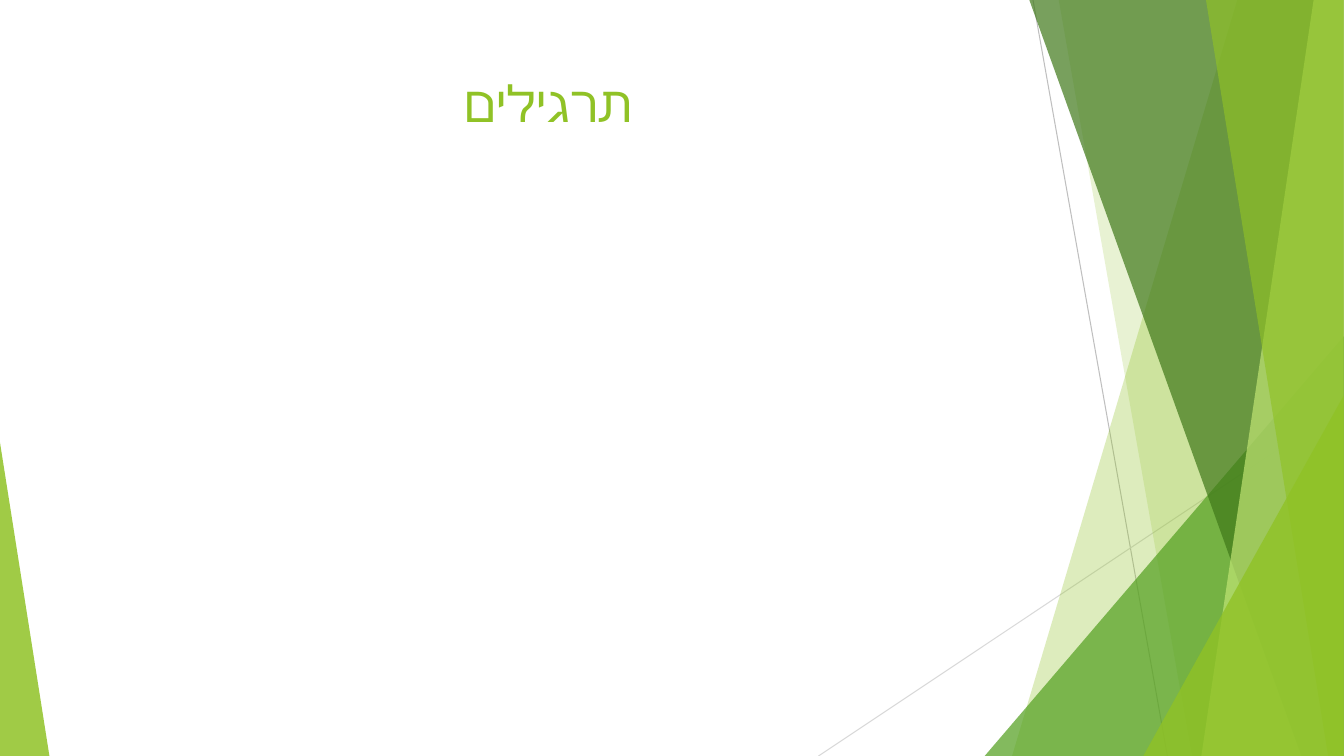
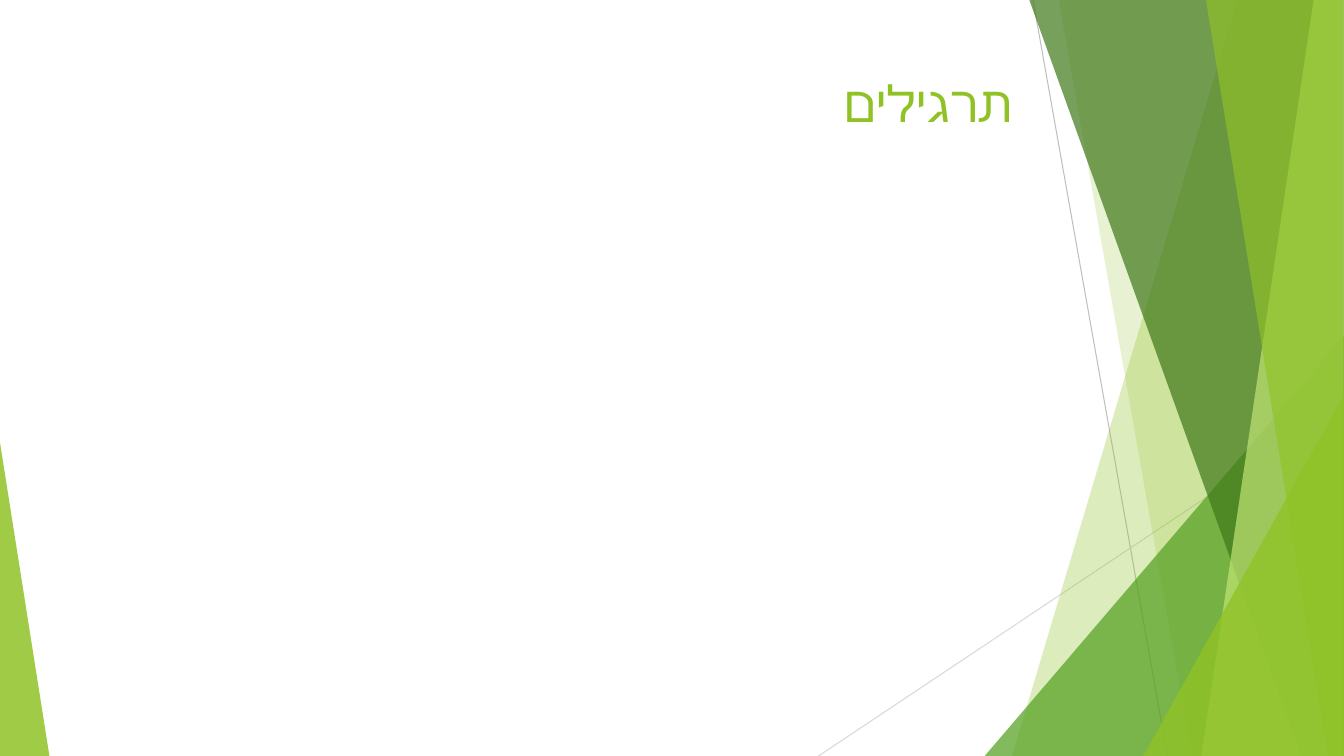
Before and after one commit to MosheOfer1/Intro_course_24, a slide deck: slide 15 of תרגול 2.pptx (slide 9 before the commit). Drawn at 1344x756 pixels with LibreOffice and Linux fonts; fonts in the diff are those of the drawing; grey boxes stand for pictures. Boxes give left, top, right and bottom in pixels: in the first picture for what was removed or moved away, otherwise in the second. Text is boxed around its words. In the diff, an @@ line names an element or a change of style, - is before the commit and + after.

```diff
--- a/תרגול 2.pptx
+++ b/תרגול 2.pptx
@@ title "תרגילים" at (x1=845, y1=84, x2=1012, y2=122): alignment centre to right @@
```
Also in this commit, not shown: 5 other slides changed, 6 slides added, 1 other file.
